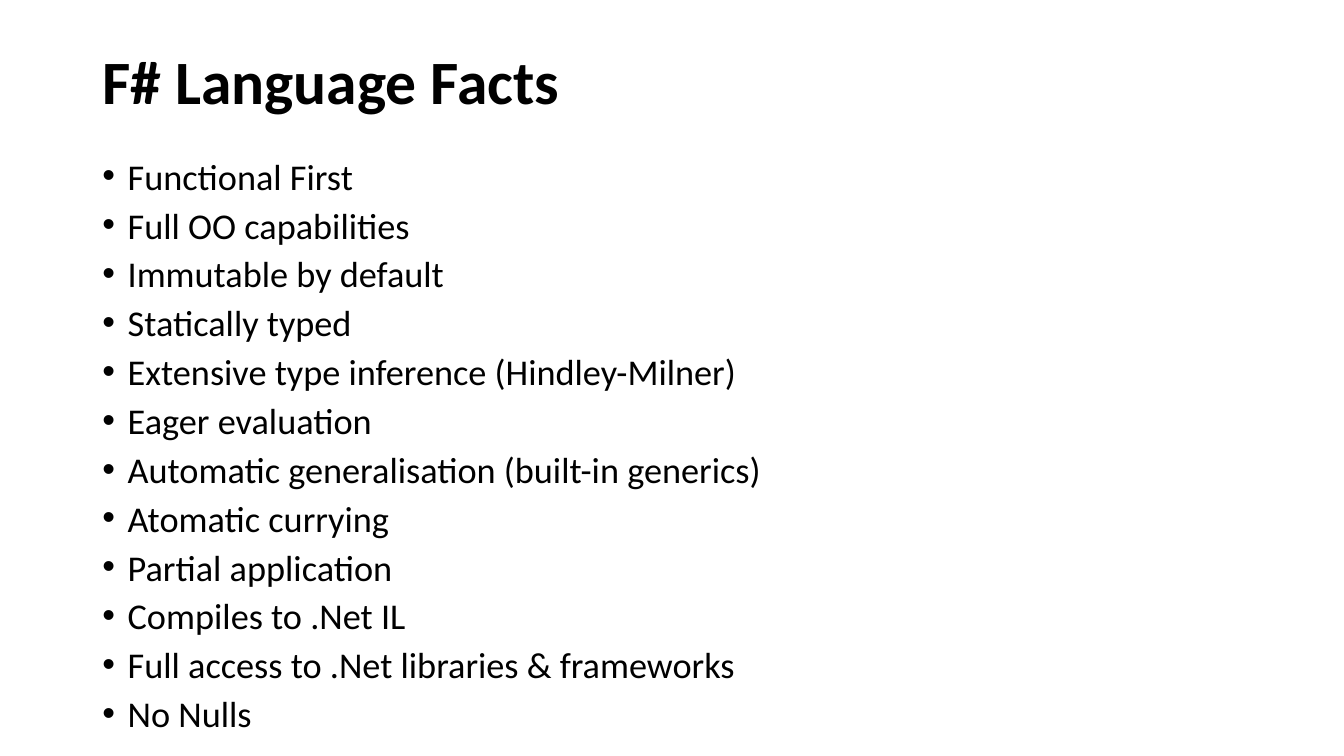
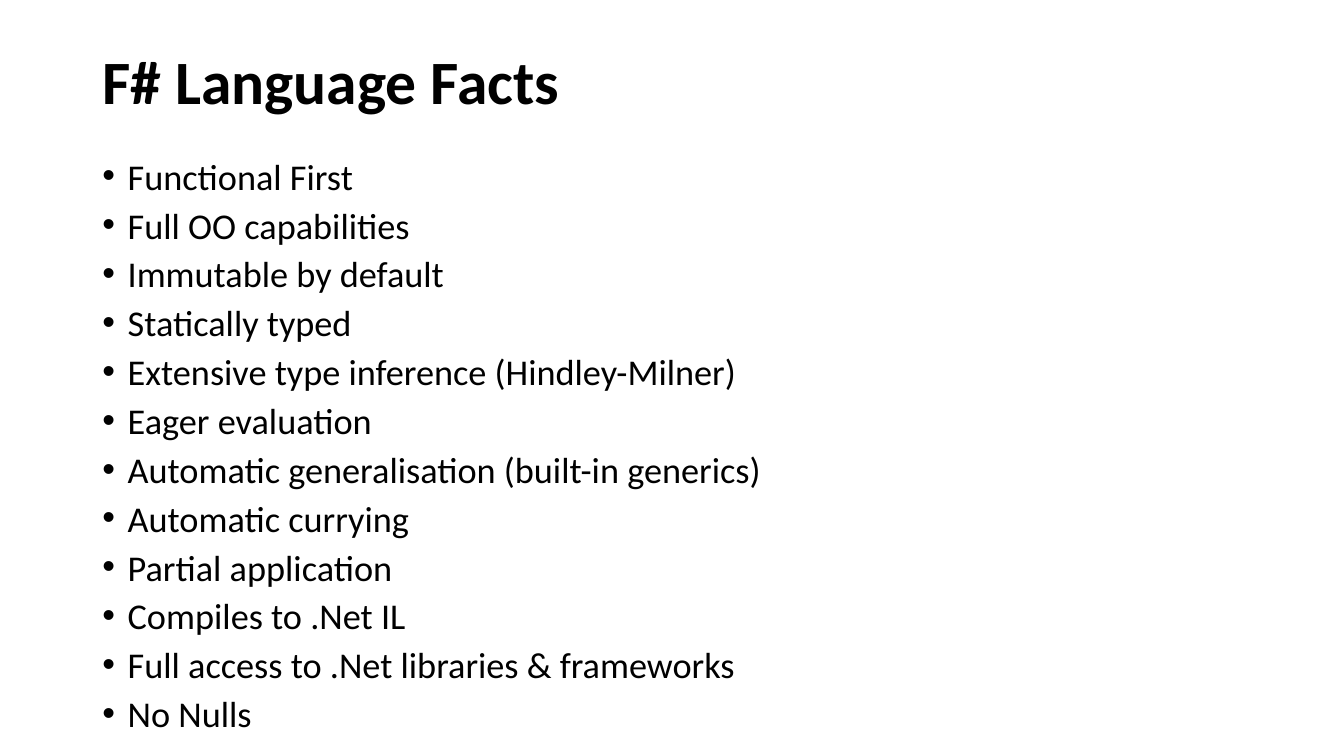
Before and after one commit to relentless/IntroToFSharpViaTurtles, a slide deck: slide 7 of Intro to F#.pptx. Drawn at 1344x756 pixels with LibreOffice and Linux fonts; fonts in the diff are those of the drawing. Boxes give left, top, right and bottom in pixels: in the first picture for what was removed or moved away, otherwise in the second. Text is boxed around its words. In the diff, an @@ line names an element or a change of style, - is before the commit and + after.

Commit message:
Updated language demos

```diff
--- a/Intro to F#.pptx
+++ b/Intro to F#.pptx
@@ text at [128, 507, 409, 539]: text changed @@
-• Atomatic currying
+• Automatic currying
```
Also in this commit, not shown: 2 other files.
